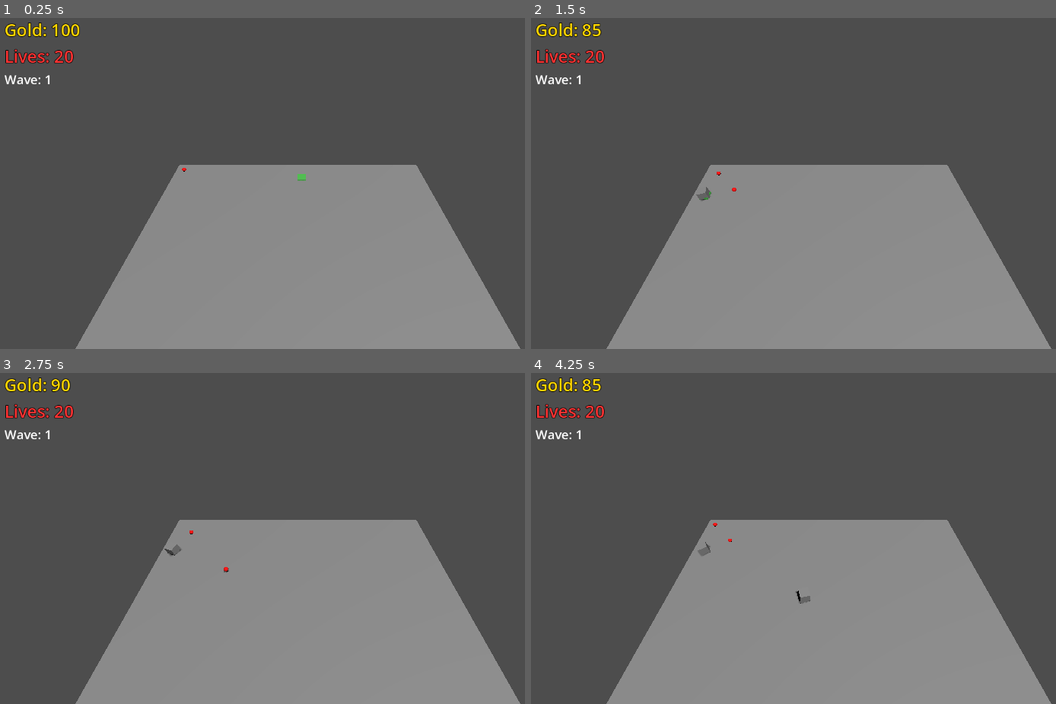
Above: before the commit, frames 1-4 (two rows, left to right).
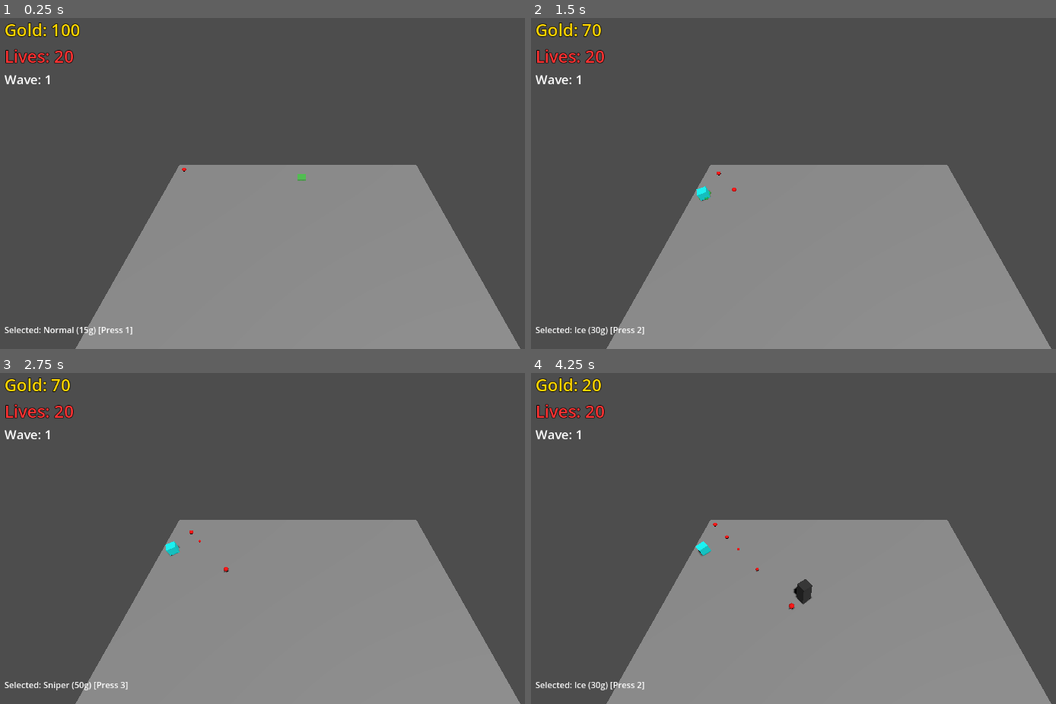
Above: after the commit, the same moments.

Repository: RodinSevar/towerdefence
Game: Godot game, scene res://scenes/Main.tscn
Two runs of this game, one before a commit and one after it. Both use one fixed random seed, a clock stepped at 60 frames per second and the inputs below.
Inputs (mouse positions are in pixels of both pictures, inside the frame that each line leads up to):
- Up to frame 1 (0.25 s): no input
- Up to frame 2 (1.5 s): tap Enter (ui_accept) at 0.5, 0.77, 1.07, 1.25 s; move the mouse to (961, 160) at 0.52 s; tap 1 at 0.6 s; click (961, 160) at 0.67 s; tap 2 at 0.8, 1.35 s; move the mouse to (709, 196) at 1.27 s; click (709, 196) at 1.42 s
- Up to frame 3 (2.75 s): tap Enter (ui_accept) at 1.52, 1.82, 2.3 s; tap 3 at 1.55, 2.1 s; move the mouse to (357, 459) at 2.02 s; click (357, 459) at 2.17 s
- Up to frame 4 (4.25 s): move the mouse to (798, 601) at 2.77 s; tap Enter (ui_accept) at 2.85, 3.02, 3.32, 3.77, 4.07 s; click (798, 601) at 2.92 s; tap 1 at 3.05, 3.6 s; move the mouse to (1008, 584) at 3.52 s; click (1008, 584) at 3.67 s; tap 2 at 3.8 s

The runs differ from the first frame. In frame 1, 0.2% of the frame differs, in the area x 0-26%, y 93-96%; in frame 2, 0.4%; in frame 3, 0.4%; in frame 4, 0.6%, in the area x 0-54%, y 1-96%.

Commit message:
added tower types

Diff:
--- a/scripts/Enemy.gd
+++ b/scripts/Enemy.gd
@@ -1,6 +1,7 @@
 extends Node3D
 
 var speed = 10.0
+var base_speed = 10.0 # Store original speed
 var current_path = []
 var target_position: Vector3
 var max_health = 100.0
@@ -31,6 +32,15 @@
 
 	# Update Size
 	scale = Vector3(scale_factor, scale_factor, scale_factor)
+
+func apply_slow(factor: float, duration: float):
+	# Factor 0.5 = Half Speed
+	speed = base_speed * factor
+
+	# Create a timer to reset speed
+	await get_tree().create_timer(duration).timeout
+	if is_instance_valid(self):
+		speed = base_speed
 
 func take_damage(amount: float):
 	current_health -= amount
--- a/scripts/GameMap.gd
+++ b/scripts/GameMap.gd
@@ -11,7 +11,12 @@
 # Game Economy
 var gold = 100
 var lives = 20
-const TOWER_COST = 15
+var selected_tower_type = "Normal"
+var tower_costs = {
+	"Normal": 15,
+	"Ice": 30,
+	"Sniper": 50
+}
 
 # UI References
 var hud_script = load("res://scripts/HUD.gd")
@@ -71,6 +76,7 @@
 	current_wave_index += 1
 	if current_wave_index >= waves.size():
 		print("ALL WAVES COMPLETED! YOU WIN!")
+		if hud: hud.show_win()
 		return
 
 	var wave_data = waves[current_wave_index]
@@ -86,10 +92,16 @@
 
 	# Connect Restart Button
 	hud.restart_button.pressed.connect(restart_game)
+	# Connect Tower Selection
+	hud.tower_selected.connect(on_tower_selected)
 
 	# Initialize HUD values
 	hud.update_gold(gold)
 	hud.update_lives(lives)
+
+func on_tower_selected(type: String):
+	selected_tower_type = type
+	print("Builder switched to: ", type)
 
 func restart_game():
 	print("Restarting...")
@@ -116,6 +128,7 @@
 	# Configure Stats based on Wave
 	enemy.max_health = wave_data["hp"]
 	enemy.current_health = wave_data["hp"]
+	enemy.base_speed = wave_data["speed"] # Set Base Speed
 	enemy.speed = wave_data["speed"]
 	enemy.gold_reward = wave_data["reward"]
 
@@ -222,13 +235,15 @@
 	else:
 		cursor_mesh.visible = false
 
+# Call this when the player builds a tower
 func build_tower(grid_pos: Vector2i) -> bool:
 	if not is_valid_pos(grid_pos):
 		return false
 
 	# Check affordability
-	if gold < TOWER_COST:
-		print("Not enough gold! Cost: ", TOWER_COST, " Have: ", gold)
+	var cost = tower_costs[selected_tower_type]
+	if gold < cost:
+		print("Not enough gold! Cost: ", cost, " Have: ", gold)
 		return false
 
 	# Fix: Check if we already built here
@@ -263,7 +278,7 @@
 	update_enemy_paths()
 
 	# Pay for the tower
-	gold -= TOWER_COST
+	gold -= cost
 	if hud: hud.update_gold(gold)
 	print("Tower built! Gold remaining: ", gold)
 
@@ -319,6 +334,9 @@
 	tower_node.set_script(tower_script)
 	add_child(tower_node)
 
+	# Configure it!
+	tower_node.configure(selected_tower_type)
+
 	# Track it!
 	occupied_cells[grid_pos] = tower_node
 
@@ -334,7 +352,20 @@
 	box.size = Vector3(CELL_SIZE, 2.0, CELL_SIZE)
 	var mesh_inst = MeshInstance3D.new()
 	mesh_inst.mesh = box
+
+	# Color code the towers
+	var material = StandardMaterial3D.new()
+	if selected_tower_type == "Normal":
+		material.albedo_color = Color(0.5, 0.5, 0.5) # Grey
+	elif selected_tower_type == "Ice":
+		material.albedo_color = Color(0, 1, 1) # Cyan
+	elif selected_tower_type == "Sniper":
+		material.albedo_color = Color(0.2, 0.2, 0.2) # Dark Grey
+		box.size.y = 4.0 # Taller!
+
+	mesh_inst.material_override = material
+
 	# Lift the visual up so it sits on the ground (Height 2.0 / 2 = 1.0)
-	mesh_inst.position.y = 1.0
+	mesh_inst.position.y = box.size.y / 2.0
 
 	tower_node.add_child(mesh_inst)
--- a/scripts/HUD.gd
+++ b/scripts/HUD.gd
@@ -4,6 +4,10 @@
 var lives_label: Label
 var wave_label: Label
 var restart_button: Button
+var tower_label: Label # Shows current selection
+
+# Signals
+signal tower_selected(type_name)
 
 func _ready():
 	setup_ui()
@@ -66,6 +70,30 @@
 
 	control.add_child(restart_button)
 
+	# --- TOWER SELECTION INFO ---
+	tower_label = Label.new()
+	tower_label.text = "Selected: Normal (15g) [Press 1]"
+	tower_label.position = Vector2(20, 600) # Bottom Left
+	control.add_child(tower_label)
+
+func _input(event):
+	if event is InputEventKey and event.pressed:
+		if event.keycode == KEY_1:
+			select_tower("Normal")
+		elif event.keycode == KEY_2:
+			select_tower("Ice")
+		elif event.keycode == KEY_3:
+			select_tower("Sniper")
+
+func select_tower(type: String):
+	emit_signal("tower_selected", type)
+	if type == "Normal":
+		tower_label.text = "Selected: Normal (15g) [Press 1]"
+	elif type == "Ice":
+		tower_label.text = "Selected: Ice (30g) [Press 2]"
+	elif type == "Sniper":
+		tower_label.text = "Selected: Sniper (50g) [Press 3]"
+
 func update_gold(amount: int):
 	gold_label.text = "Gold: " + str(amount)
 
@@ -76,6 +104,11 @@
 	else:
 		lives_label.text = "Lives: " + str(amount)
 
+func show_win():
+	lives_label.text = "YOU WIN!"
+	lives_label.label_settings.font_color = Color(0, 1, 0) # Green
+	show_restart_button()
+
 func show_restart_button():
 	restart_button.visible = true
 
--- a/scripts/Tower.gd
+++ b/scripts/Tower.gd
@@ -1,12 +1,34 @@
 extends Node3D
 
+var tower_type = "Normal"
 var attack_range = 8.0
 var damage = 25.0
 var fire_rate = 0.5 # Seconds between shots
+var slow_factor = 1.0 # 1.0 = No slow
+var slow_duration = 0.0
 var time_since_last_shot = 0.0
 
 # References
 var target_enemy = null
+
+func configure(type: String):
+	tower_type = type
+	if type == "Normal":
+		damage = 25.0
+		attack_range = 8.0
+		fire_rate = 0.5
+		slow_factor = 1.0
+	elif type == "Ice":
+		damage = 5.0
+		attack_range = 6.0
+		fire_rate = 0.2
+		slow_factor = 0.5 # 50% slow
+		slow_duration = 1.0
+	elif type == "Sniper":
+		damage = 100.0
+		attack_range = 15.0
+		fire_rate = 2.0
+		slow_factor = 1.0
 
 func _process(delta):
 	time_since_last_shot += delta
@@ -32,8 +54,6 @@
 
 func find_target():
 	# Access the main game map to get the list of enemies
-	# We assume the parent of the tower is the GameWorld (Node3D), which has the 'enemies' array.
-	# Note: In a larger project, use Groups or a Manager.
 	var game_map = get_parent()
 	if not "enemies" in game_map:
 		return
@@ -54,12 +74,19 @@
 	if not is_instance_valid(target_enemy):
 		return
 
-	# Spawn Projectile
-	var proj_script = load("res://scripts/Projectile.gd")
-	var proj = proj_script.new()
+	if tower_type == "Ice":
+		# Ice applies slow instantly
+		if target_enemy.has_method("apply_slow"):
+			target_enemy.apply_slow(slow_factor, slow_duration)
+		if target_enemy.has_method("take_damage"):
+			target_enemy.take_damage(damage)
+	else:
+		# Spawn Projectile
+		var proj_script = load("res://scripts/Projectile.gd")
+		var proj = proj_script.new()
 
-	# Add to GameMap (parent of tower) so it flies independently
-	get_parent().add_child(proj)
+		# Add to GameMap (parent of tower) so it flies independently
+		get_parent().add_child(proj)
 
-	# Initialize
-	proj.setup(position, target_enemy, damage)
+		# Initialize
+		proj.setup(position, target_enemy, damage)
